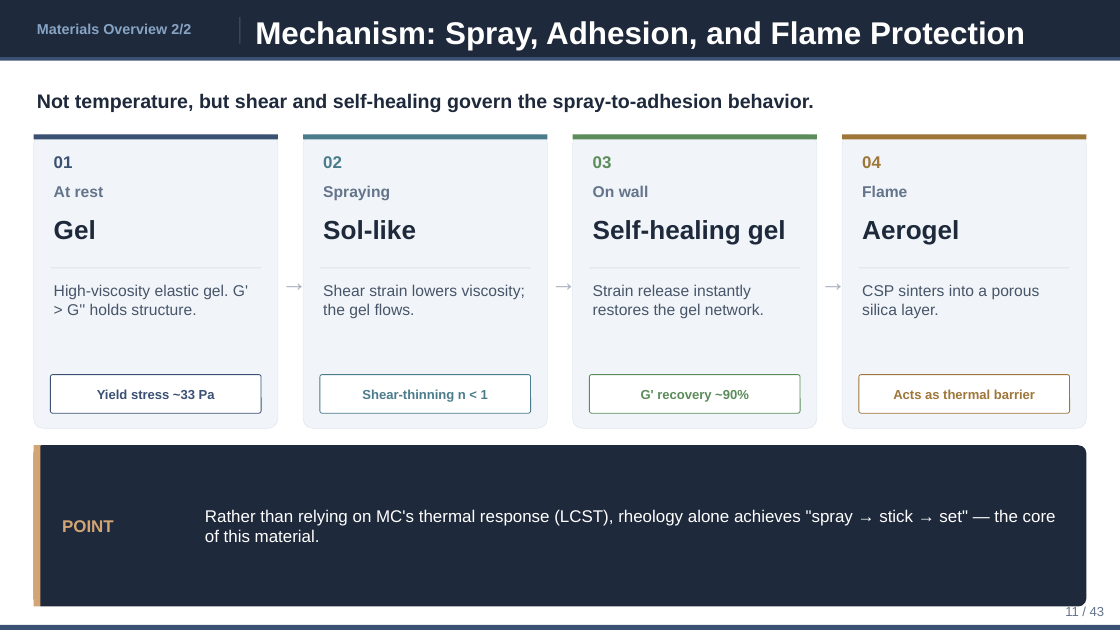
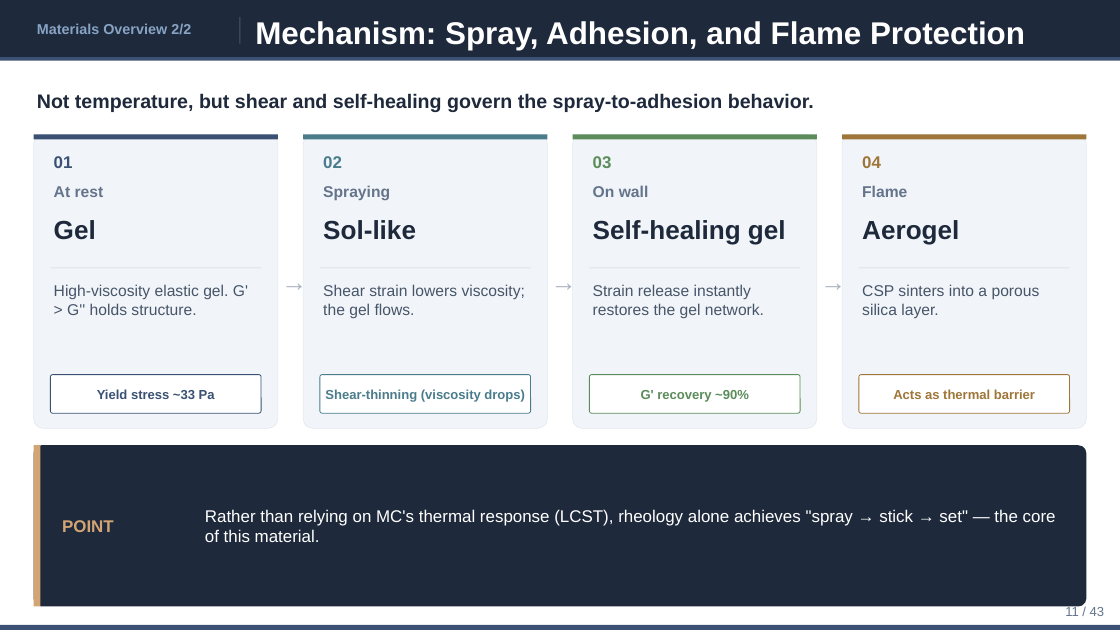
Before and after one commit to ytaisei0525-design/my-first-claude, a slide deck: slide 11 of slides_en.pptx. Drawn at 1120x630 pixels with LibreOffice and Linux fonts; fonts in the diff are those of the drawing. Boxes give left, top, right and bottom in pixels: in the first picture for what was removed or moved away, otherwise in the second. Text is boxed around its words. In the diff, an @@ line names an element or a change of style, - is before the commit and + after.

```diff
--- a/slides_en.pptx
+++ b/slides_en.pptx
@@ text at [325, 389, 525, 402]: text changed @@
-Shear-thinning n < 1
+Shear-thinning (viscosity drops)
```
Also in this commit, not shown: 5 other slides changed, 4 other files.
